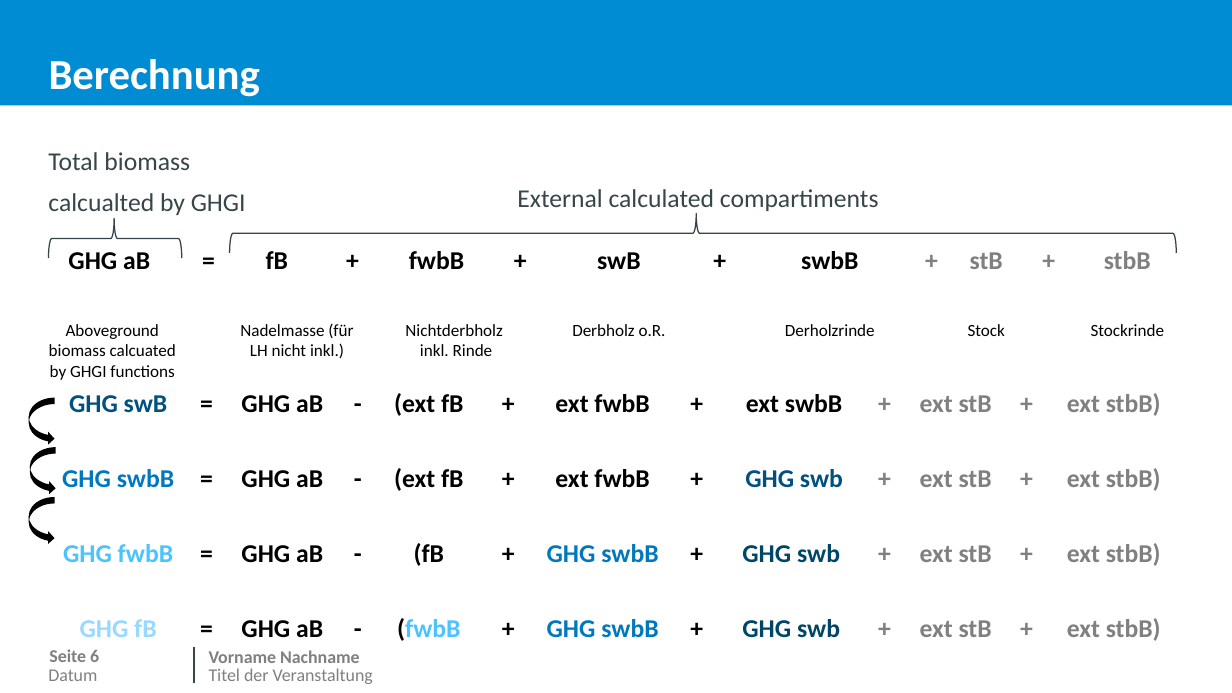
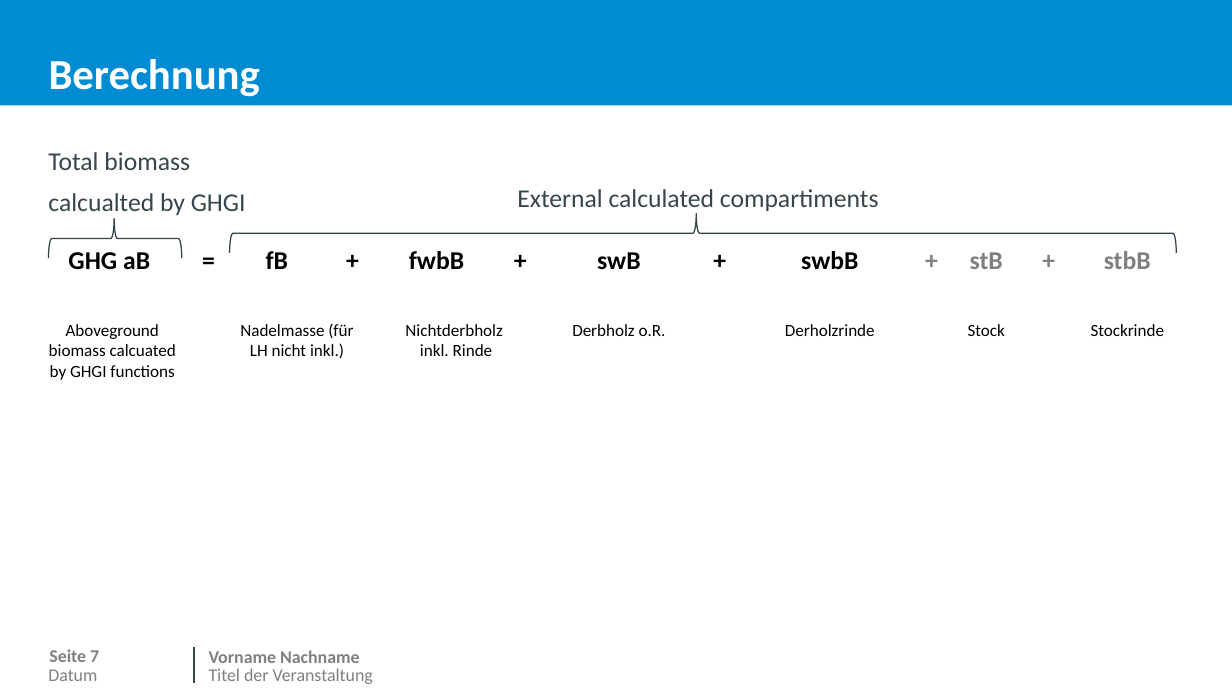
Before and after one commit to JetteGercken/TI_BZE_BE_analysis, a slide deck: slide 8 of info/biomasse_vergleich_MoMoK_BE.pptx (slide 7 before the commit). Drawn at 1232x693 pixels with LibreOffice and Linux fonts; fonts in the diff are those of the drawing; background and template pictures are left out. Boxes give left, top, right and bottom in pixels: in the first picture for what was removed or moved away, otherwise in the second. Text is boxed around its words. In the diff, an @@ line names an element or a change of style, - is before the commit and + after.

```diff
--- a/info/biomasse_vergleich_MoMoK_BE.pptx
+++ b/info/biomasse_vergleich_MoMoK_BE.pptx
@@ table removed at bbox=[48, 382, 1178, 645], 5 rows, 13 columns @@
-GHG swB | = | GHG aB | - | (ext fB | + | ext fwbB | + | ext swbB | + | ext stB | + | ext stbB)
-GHG swbB | = | GHG aB | - | (ext fB | + | ext fwbB | + | GHG swb | + | ext stB | + | ext stbB)
-GHG fwbB | = | GHG aB | - | (fB | + | GHG swbB | + | GHG swb | + | ext stB | + | ext stbB)
-GHG fB | = | GHG aB | - | (fwbB | + | GHG swbB | + | GHG swb | + | ext stB | + | ext stbB)
- |  |  |  |  |  |  |  |  |  |  |  | 
@@ curved right arrow removed at bbox=[28, 398, 54, 446] @@
@@ curved right arrow removed at bbox=[30, 447, 55, 495] @@
@@ curved right arrow removed at bbox=[28, 496, 54, 545] @@
@@ page number at bbox=[49, 649, 99, 662]: text changed @@
-Seite 6
+Seite 7
```
Also in this commit, not shown: 5 other slides changed, 5 slides added, 4 slides removed, 1 other file.
